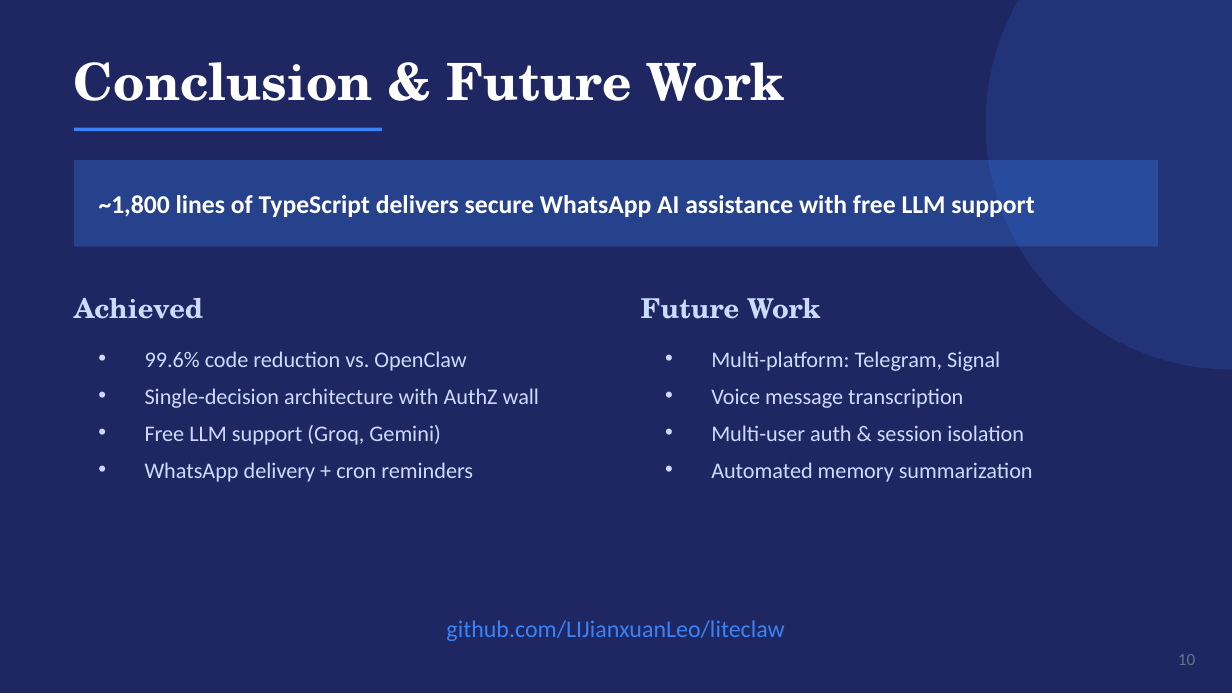
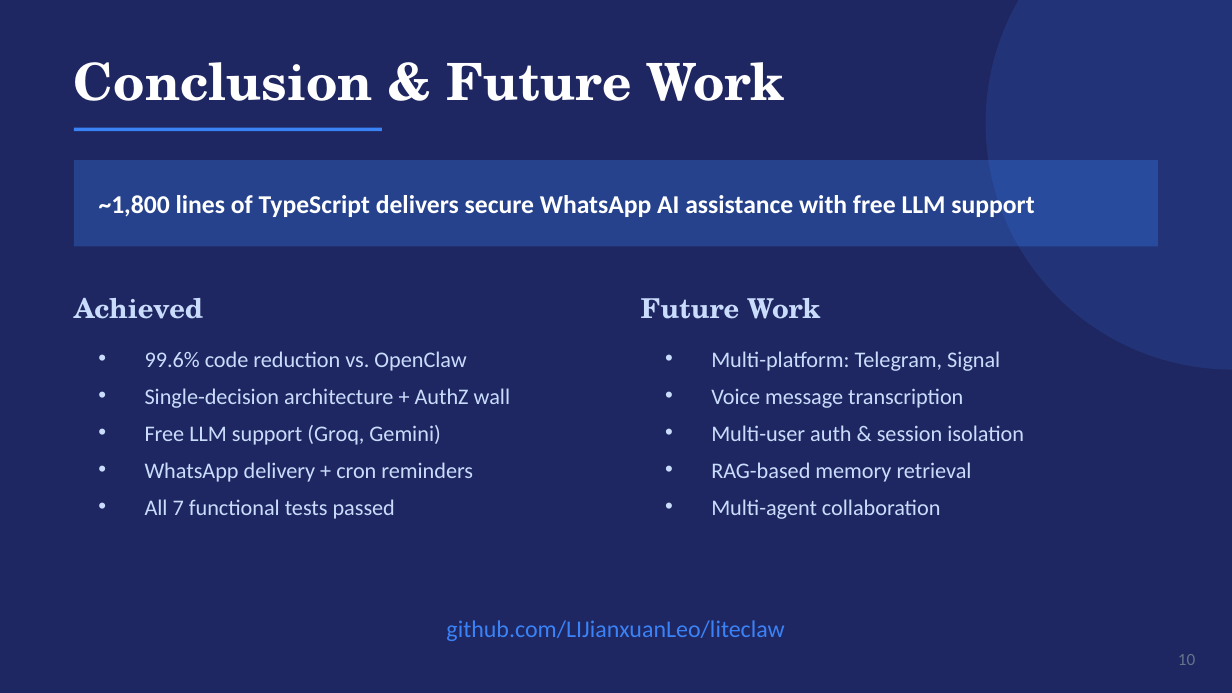
Before and after one commit to LIJianxuanLeo/liteclaw, a slide deck: slide 10 of docs/presentation.pptx. Drawn at 1232x693 pixels with LibreOffice and Linux fonts; fonts in the diff are those of the drawing. Boxes give left, top, right and bottom in pixels: in the first picture for what was removed or moved away, otherwise in the second. Text is boxed around its words. In the diff, an @@ line names an element or a change of style, - is before the commit and + after.

```diff
--- a/docs/presentation.pptx
+++ b/docs/presentation.pptx
@@ text at bbox=[145, 388, 510, 408]: text changed @@
-• Single-decision architecture with AuthZ wall
+• Single-decision architecture + AuthZ wall
@@ text at bbox=[711, 462, 972, 519]: text changed @@
-• Automated memory summarization
+• RAG-based memory retrieval
+• Multi-agent collaboration
@@ text at bbox=[145, 499, 395, 519]: paragraph added @@
+• All 7 functional tests passed
```
Also in this commit, not shown: 6 other slides changed, 3 slides added, 3 slides removed, 4 other files.
